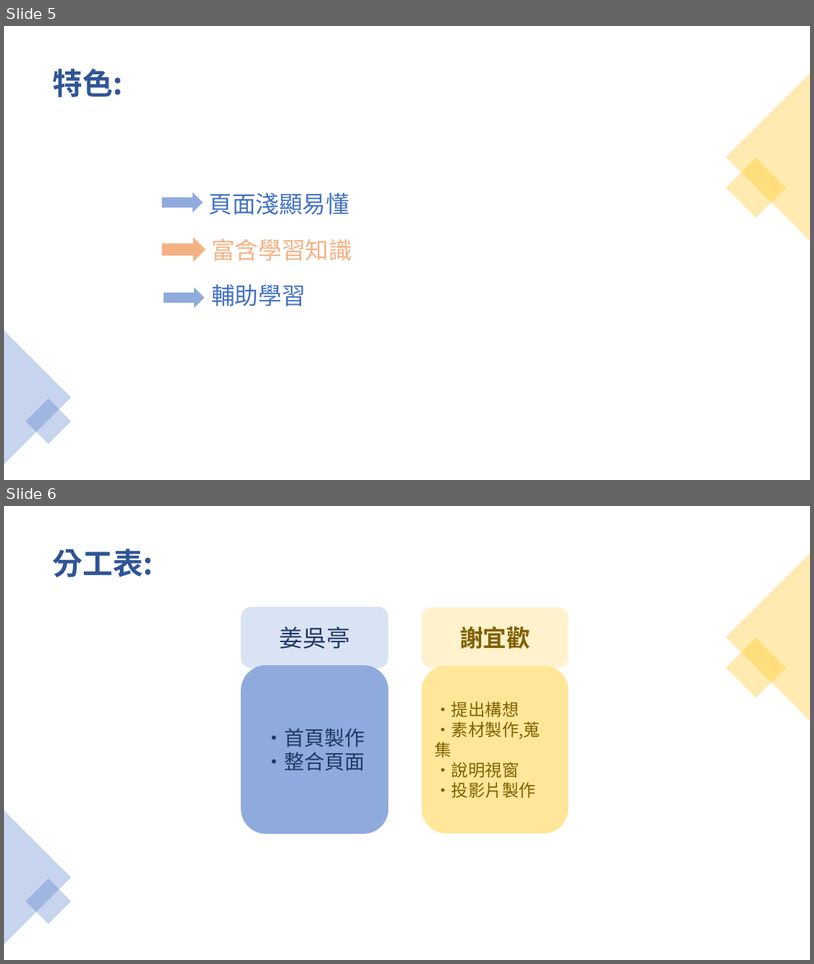
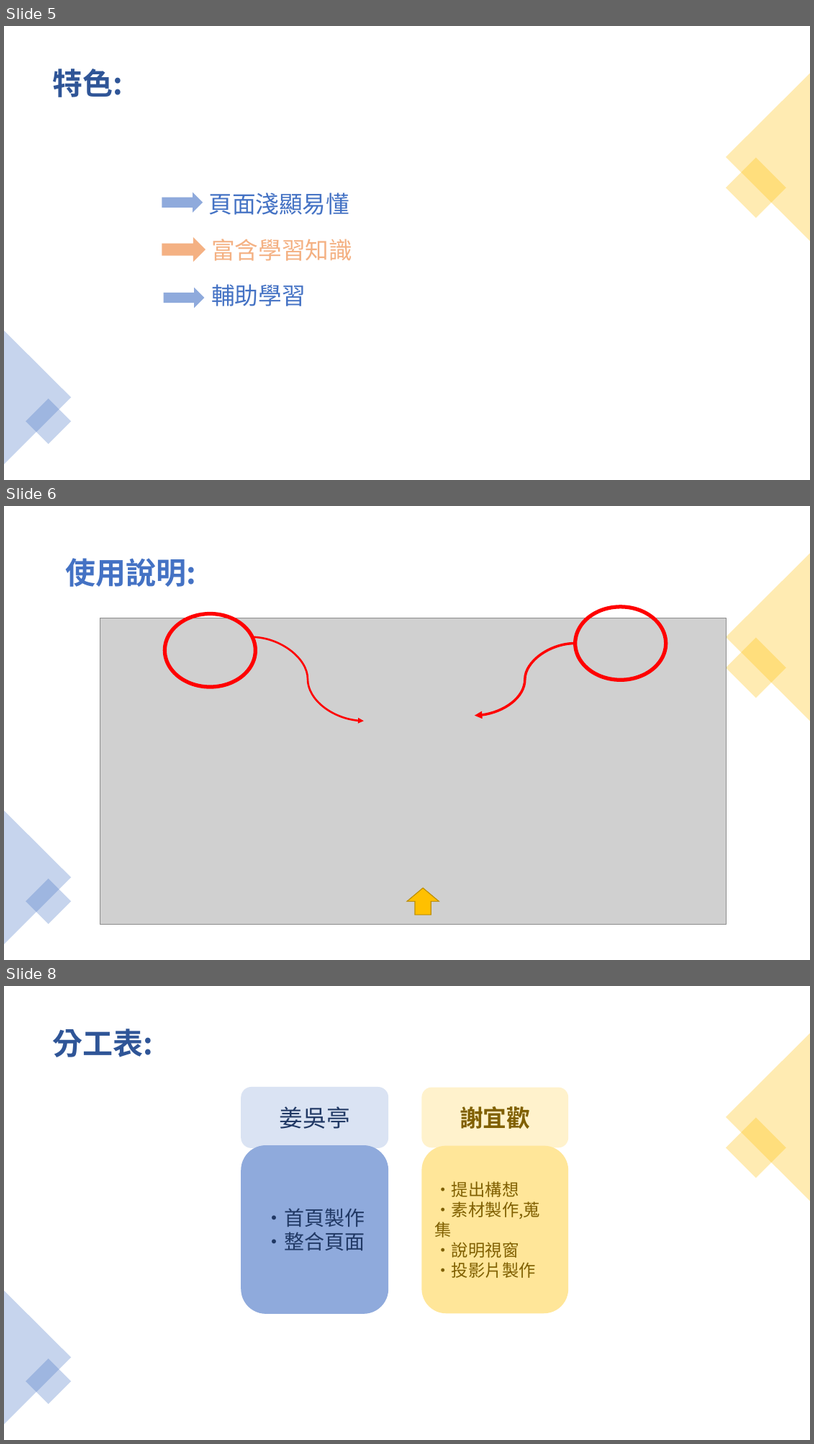
Before and after one commit to Michelle-Wu03/final_, a slide deck: 專案/00857008-00857025期末專案.pptx. Shown one above the other, each under a label of ours: slides 5 and 6 before the commit, slides 5, 6 and 8 after it; the slides between them are not shown. The pictures are 814x964 and 814x1444 pixels, drawn with LibreOffice and Linux fonts; fonts in the diff are those of the drawing; grey boxes stand for pictures. Boxes give left, top, right and bottom in pixels: in the first picture for what was removed or moved away, otherwise in the second. Text is boxed around its words. In the diff, an @@ line names an element or a change of style, - is before the commit and + after.

```diff
--- a/專案/00857008-00857025期末專案.pptx
+++ b/專案/00857008-00857025期末專案.pptx
@@ slide 6 added at box(4, 506, 810, 960), background #FFFFFF @@
@@ title added at box(65, 558, 196, 587), 36 pt, text #4472C4, bold @@
+使用說明:
@@ triangle added at box(726, 554, 810, 721), fill #FFC000 at 30% opacity @@
@@ ellipse added at box(576, 606, 666, 680), outline #FF0000 4.5 pt @@
@@ picture added at box(100, 618, 726, 924) @@
@@ ellipse added at box(165, 614, 256, 687), outline #FF0000 4.5 pt @@
@@ curved arrow added from (252, 636) to (364, 721), #FF0000 2.25 pt @@
@@ curved arrow added from (576, 644) to (475, 716), #FF0000 3 pt @@
@@ rectangle added at box(726, 638, 787, 698), fill #FFC000 at 30% opacity @@
@@ triangle added at box(4, 811, 71, 944), fill #4472C4 at 30% opacity @@
@@ rectangle added at box(26, 878, 71, 924), fill #4472C4 at 30% opacity @@
@@ down arrow added at box(407, 888, 440, 914), fill #FFC000, outline #BD8E00 1 pt @@
@@ what was slide 6 is now slide 8 @@
```
Also in this commit, not shown: 2 slides changed, 1 other slide added, 11 other files.
